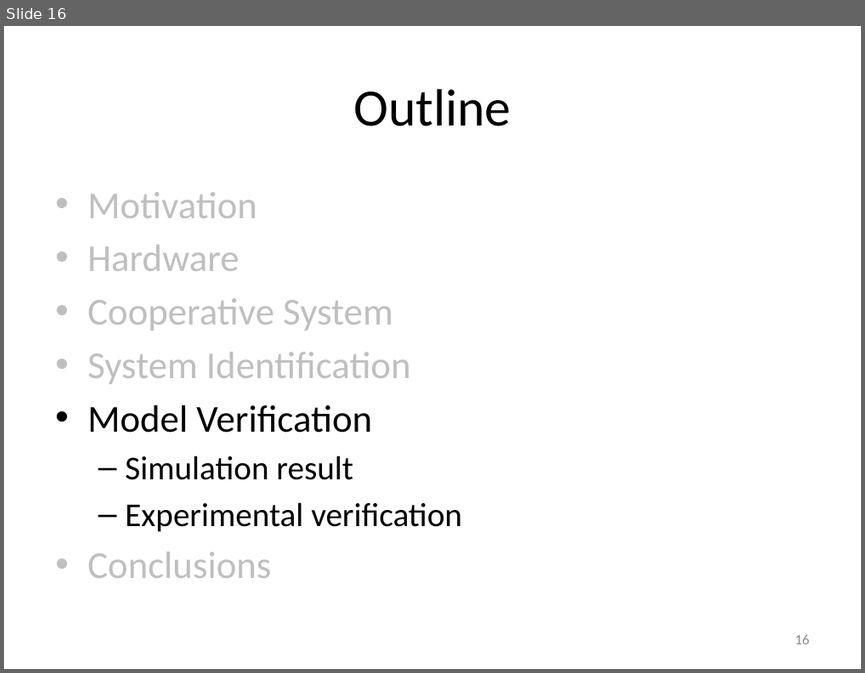
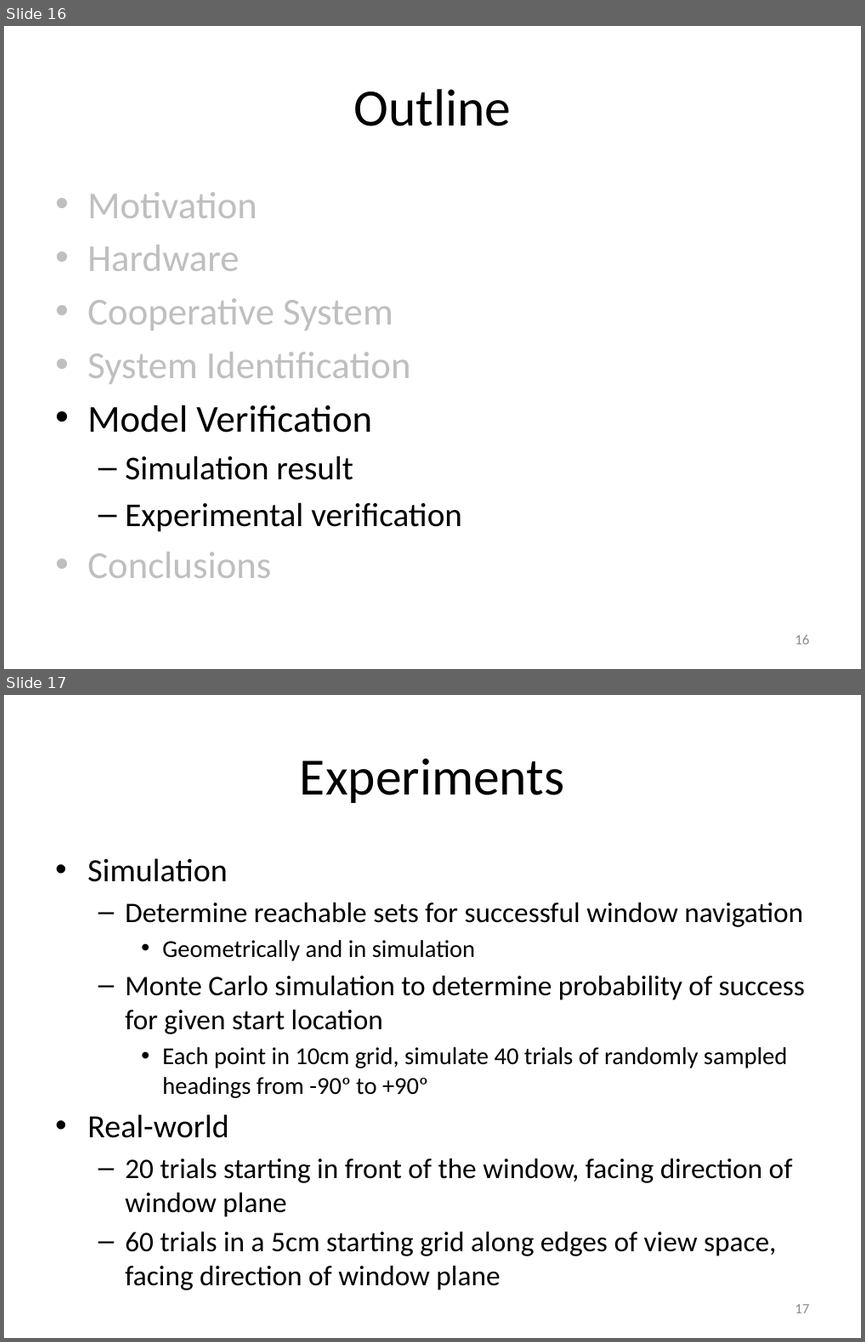
Before and after one commit to ryanjulian/manuscript-aamas2013, a slide deck: presentation/AAMAS_2013.pptx. Shown one above the other, each under a label of ours: slide 16 before the commit, slides 16 and 17 after it. The pictures are 865x673 and 865x1342 pixels, drawn with LibreOffice and Linux fonts; fonts in the diff are those of the drawing. Boxes give left, top, right and bottom in pixels: in the first picture for what was removed or moved away, otherwise in the second. Text is boxed around its words. In the diff, an @@ line names an element or a change of style, - is before the commit and + after.

```diff
--- a/presentation/AAMAS_2013.pptx
+++ b/presentation/AAMAS_2013.pptx
@@ slide 17 added at [4, 695, 861, 1338], background #FFFFFF @@
@@ title added at [300, 758, 565, 803], 44 pt, text #000000 @@
+Experiments
@@ text added at [87, 858, 805, 1256], 23.8 pt, text #000000 @@
+• Simulation
+  – Determine reachable sets for successful window navigation
+    • Geometrically and in simulation
+  – Monte Carlo simulation to determine probability of success for given start location
+    • Each point in 10cm grid, simulate 40 trials of randomly sampled headings from -90° to +90°
+• Real-world
+  – 20 trials starting in front of the window, facing direction of window plane
+  – 60 trials in a 5cm starting grid along edges of view space, facing direction of window plane
@@ page number added at [794, 1304, 809, 1313], 12 pt, text #8C8C8C @@
+17
```
Also in this commit, not shown: 1 slide changed, 1 other file.
